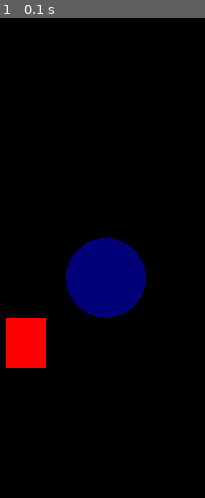
Above: before the commit, frame 1.
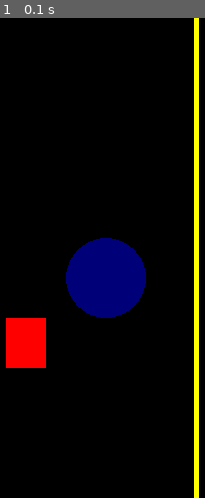
Above: after the commit, the same moment.

Repository: Anthoni-Mathias/Project-pygame
Game: pygame game, started from run.py
Same seed, same stepped clock (60 frames per second), same inputs: the game is played once before the commit and once after it.
Inputs:
- Up to frame 1 (0.1 s): no input

The runs differ from the first frame. In frame 1, 2.4% of the frame differs, in the area x 94-98%, y 0-100%.

Commit message:
Add line object

Diff:
--- a/run.py
+++ b/run.py
@@ -22,4 +22,5 @@
       exit()
   pygame.draw.rect(screen, (255,0,0), (200,300,40,50))
   pygame.draw.circle(screen, (0,0,120), (300,260), 40)
+  pygame.draw.line(screen, (255,255,0), (390,0), (390,600), 5)
   pygame.display.update()
